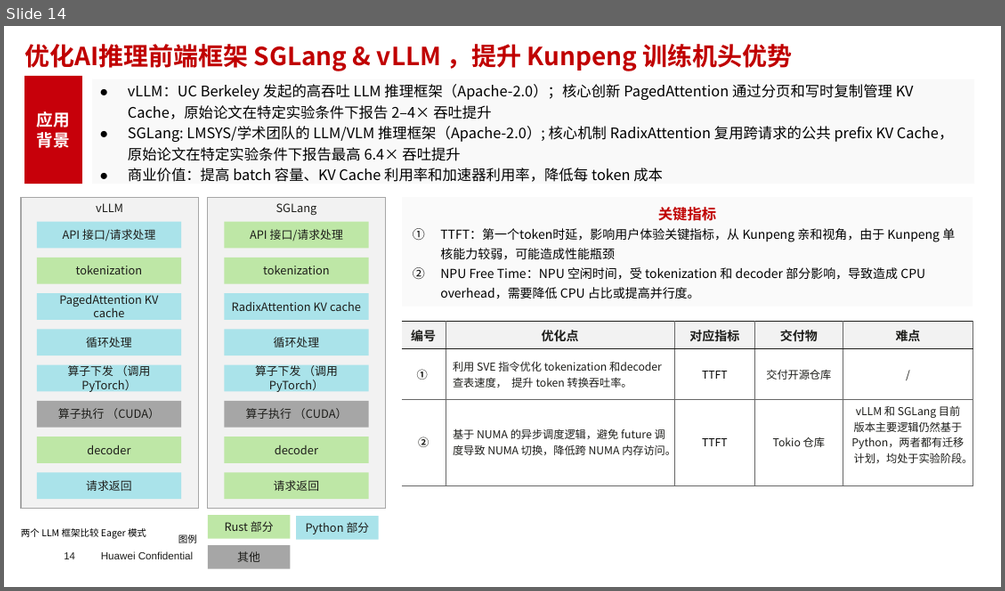
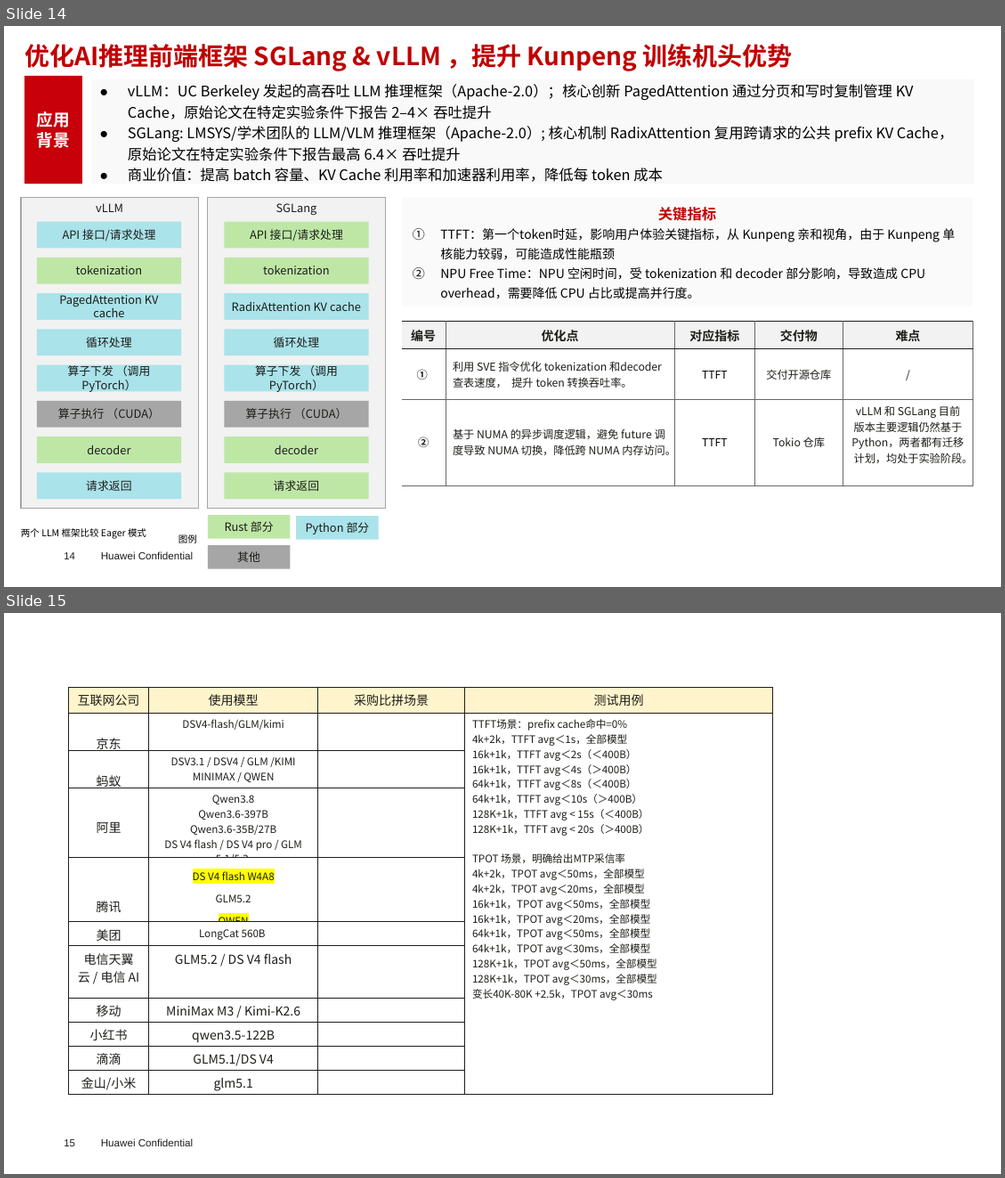
Before and after one commit to sui-zhiyuan/mindvault, a slide deck: slides/Rust_planning.pptx. Shown one above the other, each under a label of ours: slide 14 before the commit, slides 14 and 15 after it. The pictures are 1005x591 and 1005x1178 pixels, drawn with LibreOffice and Linux fonts; fonts in the diff are those of the drawing; background and template pictures are left out. Boxes give left, top, right and bottom in pixels: in the first picture for what was removed or moved away, otherwise in the second. Text is boxed around its words. In the diff, an @@ line names an element or a change of style, - is before the commit and + after.

```diff
--- a/slides/Rust_planning.pptx
+++ b/slides/Rust_planning.pptx
@@ slide 15 added at (x1=4, y1=613, x2=1001, y2=1174), background #FFFFFF; not listed: 2 template elements that a slide beside it also shows @@
@@ table added at (x1=68, y1=687, x2=772, y2=1094), 11 rows, 4 columns @@
+互联网公司 | 使用模型 | 采购比拼场景 | 测试用例
+京东 | DSV4-flash/GLM/kimi |  | TTFT场景：prefix cache命中=0% / 4k+2k，TTFT avg＜1s，全部模型 / 16k+1k，TTFT avg＜2s（＜400B） / 16k+1k，TTFT avg＜4s（＞400B） / 64k+1k，TTFT avg＜8s（＜400B） / 64k+1k，TTFT avg＜10s（＞400B） / 128K+1k，TTFT avg < 15s（＜400B） / 128K+1k，TTFT avg < 20s（＞400B） / TPOT 场景，明确给出MTP采信率 / 4k+2k，TPOT avg＜50ms，全部模型 / 4k+2k，TPOT avg＜20ms，全部模型 / 16k+1k，TPOT avg＜50ms，全部模型 / 16k+1k，TPOT avg＜20ms，全部模型 / 64k+1k，TPOT avg＜50ms，全部模型 / 64k+1k，TPOT avg＜30ms，全部模型 / 128K+1k，TPOT avg＜50ms，全部模型 / 128K+1k，TPOT avg＜30ms，全部模型 / 变长40K-80K +2.5k，TPOT avg＜30ms
+蚂蚁 | DSV3.1 / DSV4 / GLM /KIMI / MINIMAX / QWEN |  | 
+阿里 | Qwen3.8 / Qwen3.6-397B Qwen3.6-35B/27B / DS V4 flash / DS V4 pro / GLM 5.1/5.2 |  | 
+腾讯 | DS V4 flash W4A8 GLM5.2 / QWEN |  | 
+美团 | LongCat 560B |  | 
+电信天翼云 / 电信 AI | GLM5.2 / DS V4 flash |  | 
+移动 | MiniMax M3 / Kimi-K2.6 |  | 
+小红书 | qwen3.5-122B |  | 
+滴滴 | GLM5.1/DS V4 |  | 
+金山/小米 | glm5.1 |  | 
```
Also in this commit, not shown: 1 slide changed, 1 slide removed, 3 other files.
